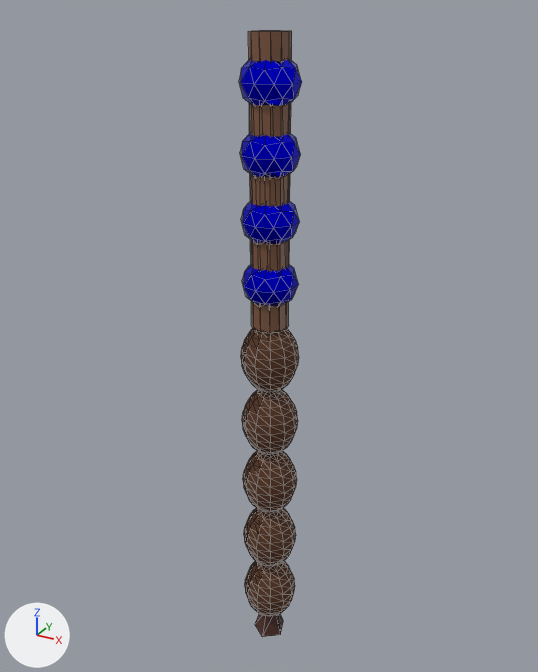
Before and after pictures for a commit that changed the glTF model Assets/Assets/3DModels/ProceduralGeneration/ProcGen Wands To Import/Wand 238.glb.
Before and after are seen from a 50 mm lens placed at (0.252, -0.459, 0.502), pointed at (-0.008, 0.013, 0.266). The axes (+X, +Y, +Z) are drawn at lower left. The lights are the same throughout. The picture after the commit comes second. Mesh edges are drawn as thin lines. Vertices at exactly the same position are counted once.

Objects in the first picture: 'GeneratedWand'.
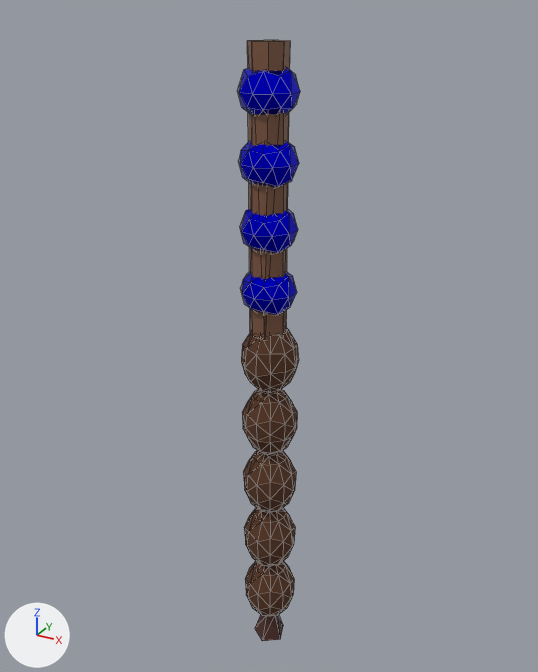
Pixel boxes (x1, y1, x2, y2) of what changed, in the pictures (538 x 672 px; the box of a moved part takes in the faces that stretch with it):
'GeneratedWand', reshaped: before (239, 30, 302, 637); after (237, 40, 300, 641)
part 1 of me_cube, moved or reshaped: before (255, 614, 283, 637); after (255, 615, 283, 641)
part 2 of me_cube, rebuilt: before (239, 59, 302, 106); after (237, 67, 300, 115)
part 3 of me_cube, rebuilt: before (242, 264, 298, 306); after (241, 272, 297, 315)
part 4 of me_cube, rebuilt: before (241, 201, 300, 244); after (240, 209, 298, 254)
part 5 of me_cube, rebuilt: before (240, 133, 301, 178); after (239, 141, 299, 188)
part 6 of me_cube, rebuilt: before (248, 30, 292, 333); after (247, 40, 290, 340)
part 7 of me_cube, cut back: before (241, 328, 299, 617); after (241, 327, 299, 616)

What the commit changed:
me_cube is used by ob_generatedwand; location (0.0, 0.0, 0.0).
me_cube had 873 vertices, 1702 faces and spanned x -0.022..0.022, y -0.022..0.022, z -0.019..0.489.
me_cube now has 484 vertices, 932 faces and spans x -0.022..0.022, y -0.022..0.022, z -0.025..0.483.
me_cube part 1: the loose piece of 11 vertices spanning x -0.013..0.013, y -0.014..0.011, z -0.019..0.004 is moved by (0.0, 0.0, -0.005).
me_cube part 2: the loose piece of 42 vertices spanning x -0.02..0.02, y -0.021..0.022, z 0.438..0.477 is rebuilt with 34 vertices and now spans x -0.021..0.02, y -0.022..0.021, z 0.432..0.471.
me_cube part 3: the loose piece of 42 vertices spanning x -0.02..0.02, y -0.021..0.022, z 0.296..0.336 is rebuilt with 36 vertices and now spans x -0.021..0.02, y -0.022..0.021, z 0.291..0.33.
me_cube part 4: the loose piece of 42 vertices spanning x -0.02..0.02, y -0.021..0.022, z 0.344..0.383 is rebuilt with 35 vertices and now spans x -0.021..0.02, y -0.022..0.021, z 0.338..0.377.
me_cube part 5: the loose piece of 42 vertices spanning x -0.02..0.02, y -0.021..0.022, z 0.391..0.43 is rebuilt with 36 vertices and now spans x -0.021..0.02, y -0.022..0.021, z 0.385..0.424.
me_cube part 6: the loose piece of 24 vertices spanning x -0.014..0.014, y -0.014..0.014, z 0.281..0.489 is rebuilt with 14 vertices and now spans x -0.015..0.013, y -0.014..0.014, z 0.275..0.483.
me_cube part 7: 616 vertices removed from x -0.022..0.022, y -0.022..0.022, z 0.001..0.284; 264 vertices added at x -0.022..0.022, y -0.022..0.022, z 0.002..0.283.
